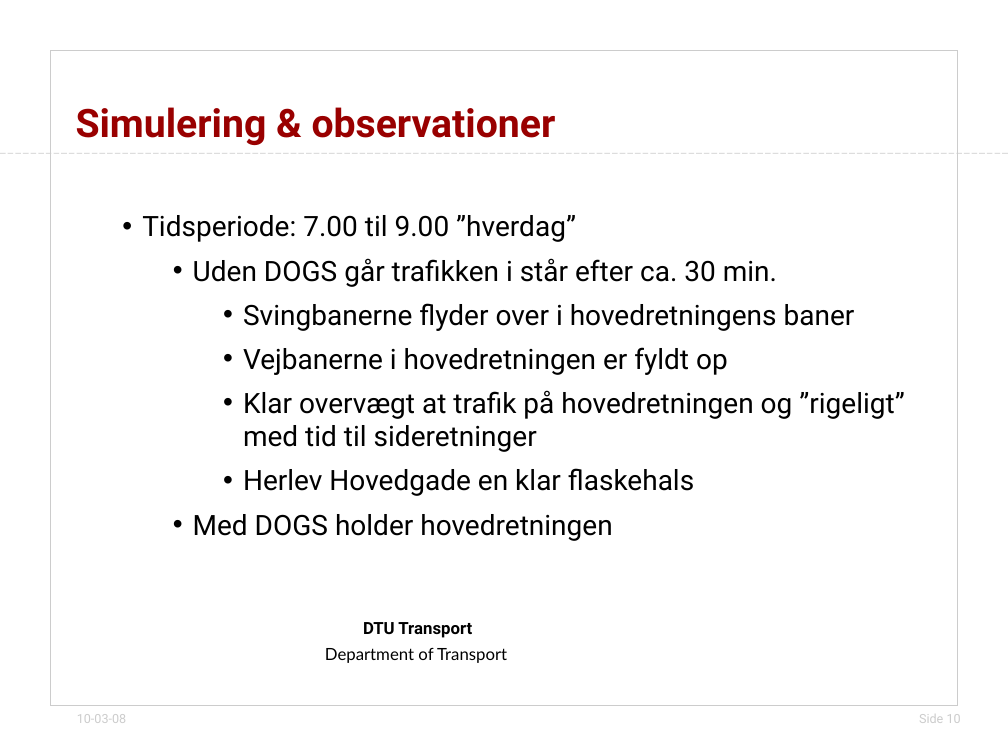
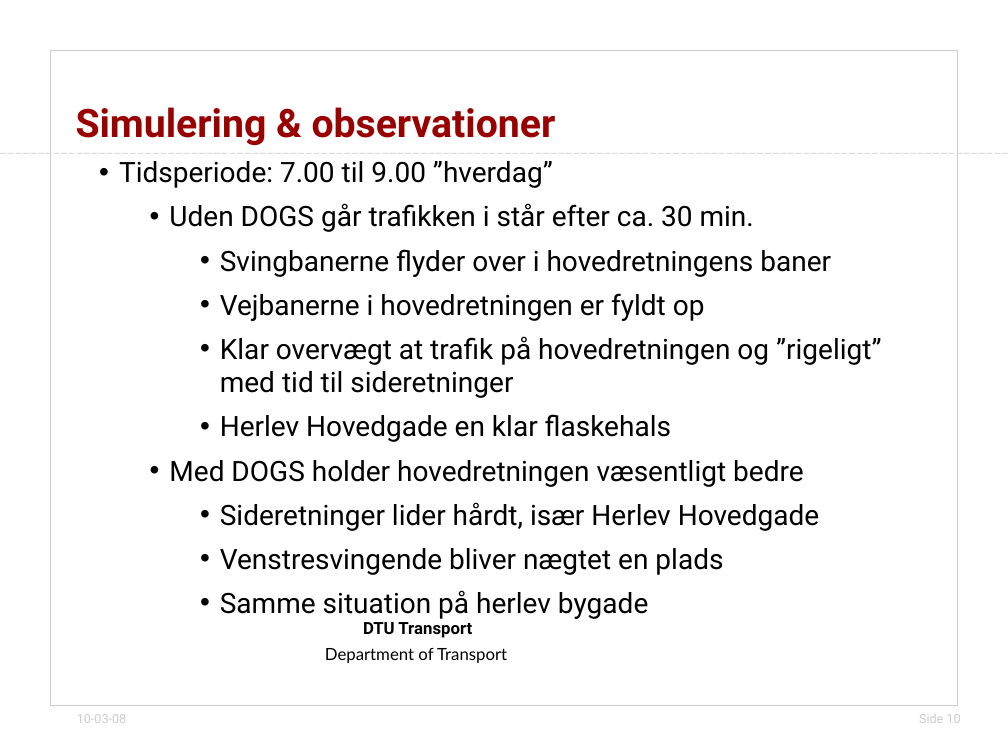
Before and after one commit to jonyonyx/greenwaves, a slide deck: slide 10 of thesis/præsentation_simulering_dogs.odp. Drawn at 1008x756 pixels with LibreOffice and Linux fonts; fonts in the diff are those of the drawing; background and template pictures are left out. Boxes give left, top, right and bottom in pixels: in the first picture for what was removed or moved away, otherwise in the second. Text is boxed around its words. In the diff, an @@ line names an element or a change of style, - is before the commit and + after.

```diff
--- a/thesis/præsentation_simulering_dogs.odp
+++ b/thesis/præsentation_simulering_dogs.odp
@@ subtitle "Tidsperiode: 7.00 til 9.00 ”hverdag”": place and size @@
-subtitle "Tidsperiode: 7.00 til 9.00 ”hverdag”" at bbox=[142, 215, 904, 541]
+subtitle "Tidsperiode: 7.00 til 9.00 ”hverdag”" at bbox=[119, 161, 881, 619]
@@ subtitle at bbox=[169, 460, 820, 619]: text changed @@
-  • Med DOGS holder hovedretningen
+  • Med DOGS holder hovedretningen væsentligt bedre
+    • Sideretninger lider hårdt, især Herlev Hovedgade
+    • Venstresvingende bliver nægtet en plads
+    • Samme situation på herlev bygade
```
Also in this commit, not shown: 8 other files.
